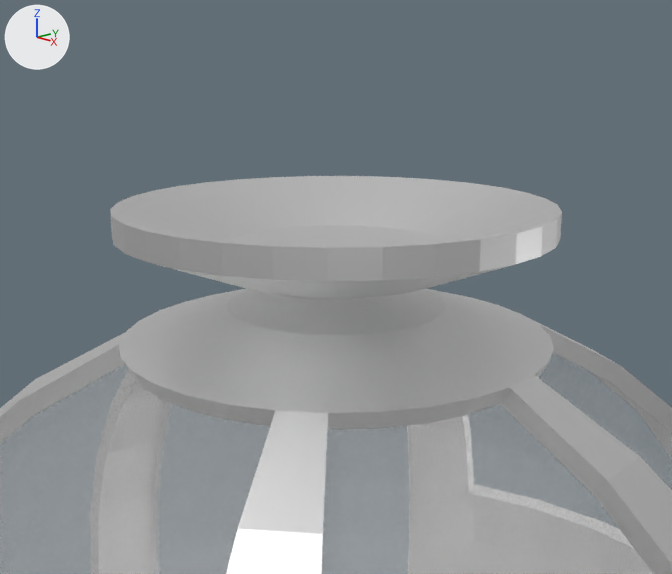
The Blender file Assets/Art/turret.blend, before and after one commit.
Rendered twice from a 50 mm lens placed at (1.173, -1.105, 2.469), pointed at (0.064, -0.061, 2.09). Every picture has the same lights, and +X, +Y and +Z are marked at upper left.

The first picture shows 'Turret_glass', 'Turret_metal'.
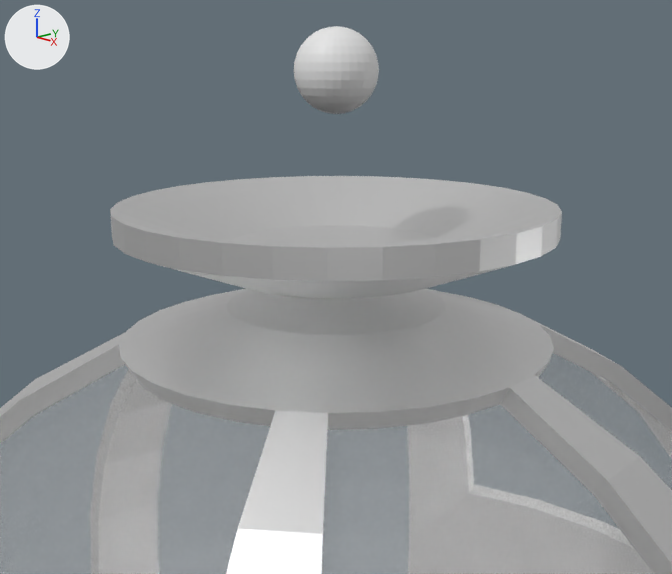
Where the newer file only moved an object's origin or applied its transform, the numbers keep the older frame.

What differs and where, as boxes (x1, y1, x2, y2) in the pictures (672 x 574 px):
'Sphere', added
    after: (294, 26, 379, 114)

The change in detail:
Mesh me_sphere_002 is new.
It is a UV sphere (32 segments, 16 rings, poles along z) spanning x -0.0716..0.0716, y -0.0716..0.0716, z 2.3715..2.5149.
Object 'Sphere' (ob_sphere) is new; it shows me_sphere_002.
Its location is (0.0, 0.0, 0.0).
